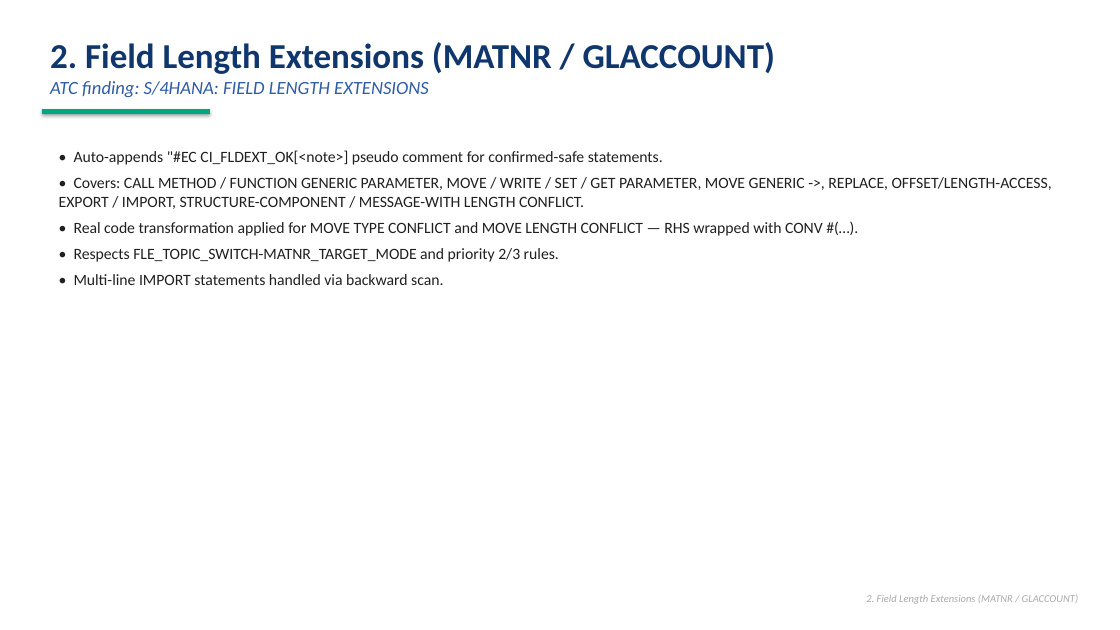
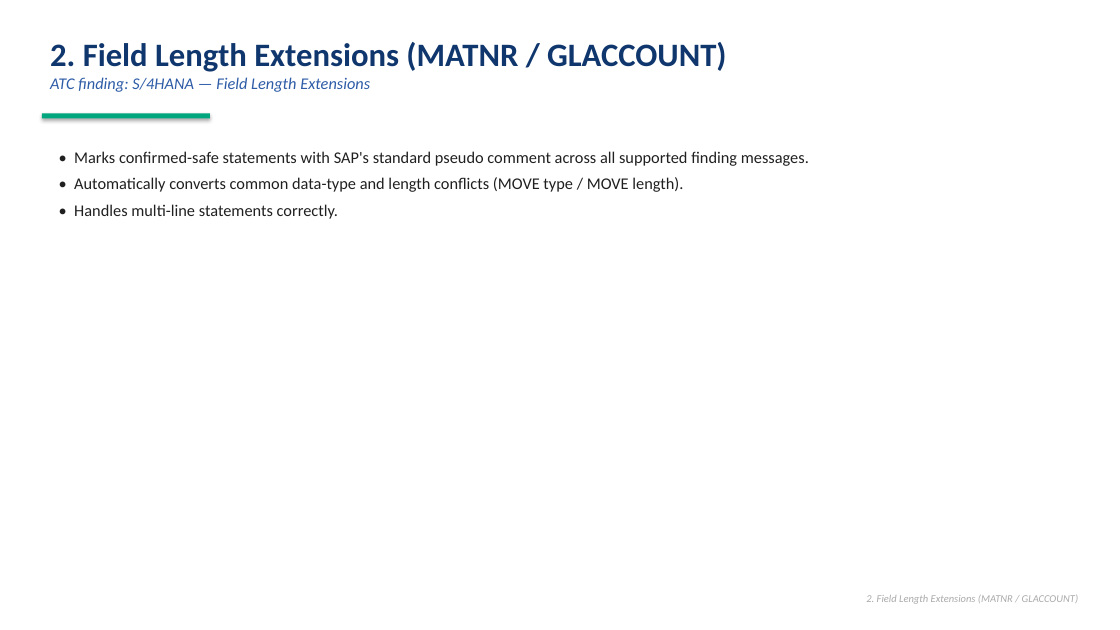
Before and after one commit to vaibhavdiligent/ONGC-CST-Purchase-Date-Sharing-, a slide deck: slide 6 of ZATC_RESULT_CORRECTION_CAPABILITIES.pptx. Drawn at 1120x630 pixels with LibreOffice and Linux fonts; fonts in the diff are those of the drawing. Boxes give left, top, right and bottom in pixels: in the first picture for what was removed or moved away, otherwise in the second. Text is boxed around its words. In the diff, an @@ line names an element or a change of style, - is before the commit and + after.

```diff
--- a/ZATC_RESULT_CORRECTION_CAPABILITIES.pptx
+++ b/ZATC_RESULT_CORRECTION_CAPABILITIES.pptx
@@ text at (50,42,726,72): size 30 to 28 pt in "2. Field Length Extensions (MATNR / GLACCOUNT)" @@
@@ text at (50,77,370,92): text changed; size 16 to 14 pt @@
-ATC finding: S/4HANA: FIELD LENGTH EXTENSIONS
+ATC finding: S/4HANA — Field Length Extensions
@@ rectangle: place and size @@
-rectangle at (42,109,210,114)
+rectangle at (42,113,210,118)
@@ text at (74,151,809,219): text changed; size 13.5 to 14 pt @@
-• Auto-appends "#EC CI_FLDEXT_OK[<note>] pseudo comment for confirmed-safe statements.
-• Covers: CALL METHOD / FUNCTION GENERIC PARAMETER, MOVE / WRITE / SET / GET PARAMETER, MOVE GENERIC ->, REPLACE, OFFSET/LENGTH-ACCESS, EXPORT / IMPORT, STRUCTURE-COMPONENT / MESSAGE-WITH LENGTH CONFLICT.
-• Real code transformation applied for MOVE TYPE CONFLICT and MOVE LENGTH CONFLICT — RHS wrapped with CONV #(…).
-• Respects FLE_TOPIC_SWITCH-MATNR_TARGET_MODE and priority 2/3 rules.
-• Multi-line IMPORT statements handled via backward scan.
+• Marks confirmed-safe statements with SAP's standard pseudo comment across all supported finding messages.
+• Automatically converts common data-type and length conflicts (MOVE type / MOVE length).
+• Handles multi-line statements correctly.
```
Also in this commit, not shown: 20 other slides changed, 1 slide added, 2 slides removed.
